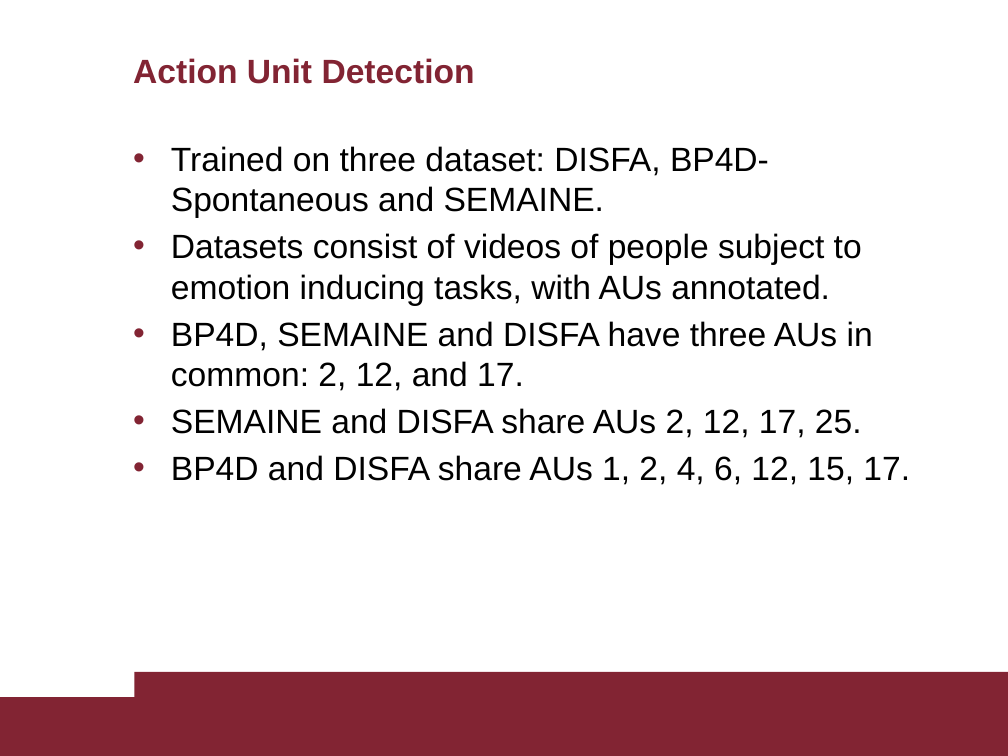
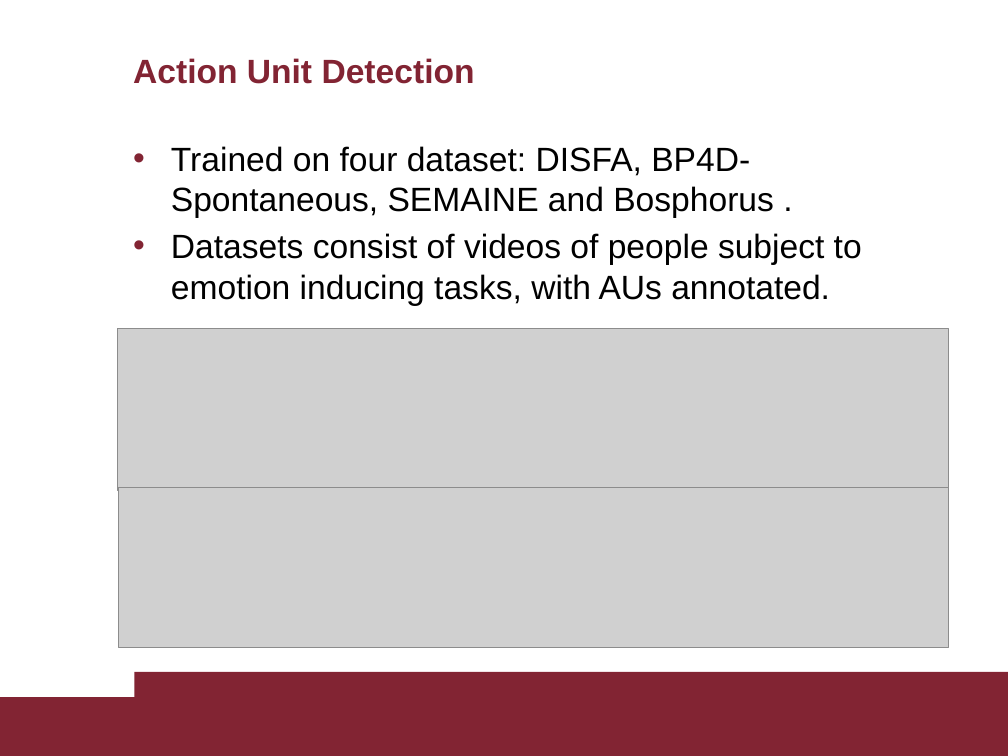
Before and after one commit to AscaL/thesis, a slide deck: slide 15 of Tesi Emanuele Orfanelli 1383726.pptx. Drawn at 1008x756 pixels with LibreOffice and Linux fonts; fonts in the diff are those of the drawing; grey boxes stand for pictures. Boxes give left, top, right and bottom in pixels: in the first picture for what was removed or moved away, otherwise in the second. Text is boxed around its words. In the diff, an @@ line names an element or a change of style, - is before the commit and + after.

Commit message:
ppt

```diff
--- a/Tesi Emanuele Orfanelli 1383726.pptx
+++ b/Tesi Emanuele Orfanelli 1383726.pptx
@@ text at <box>171,146,774,218</box>: text changed @@
-• Trained on three dataset: DISFA, BP4D-Spontaneous and SEMAINE.
+• Trained on four dataset: DISFA, BP4D-Spontaneous, SEMAINE and Bosphorus .
@@ picture added at <box>118,329,949,490</box> @@
@@ text at <box>171,321,910,485</box>: paragraphs removed @@
-• BP4D, SEMAINE and DISFA have three AUs in common: 2, 12, and 17.
-• SEMAINE and DISFA share AUs 2, 12, 17, 25.
-• BP4D and DISFA share AUs 1, 2, 4, 6, 12, 15, 17.
@@ picture added at <box>119,487,949,647</box> @@
```
Also in this commit, not shown: 23 other slides changed, 4 other files.
